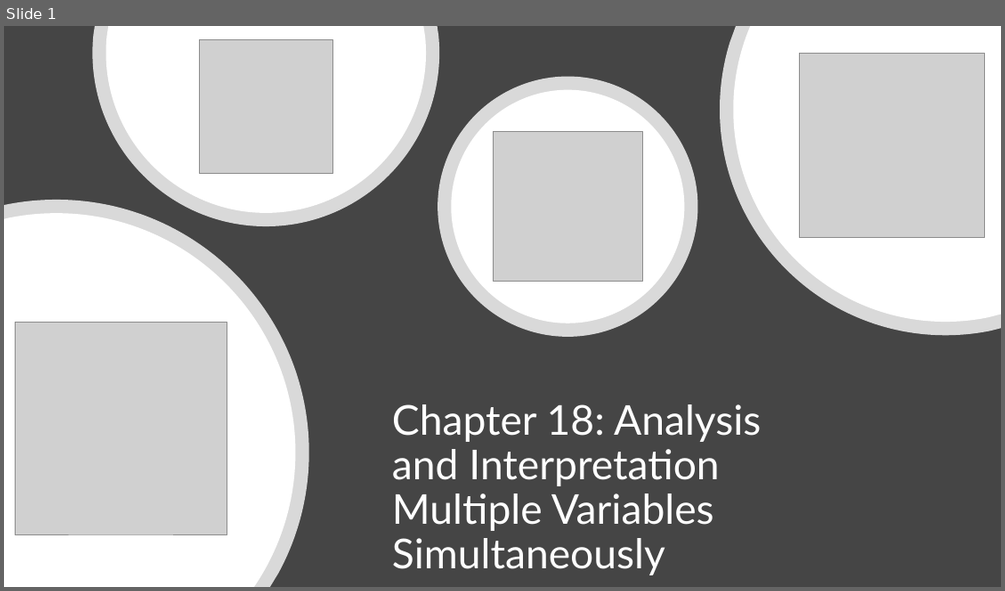
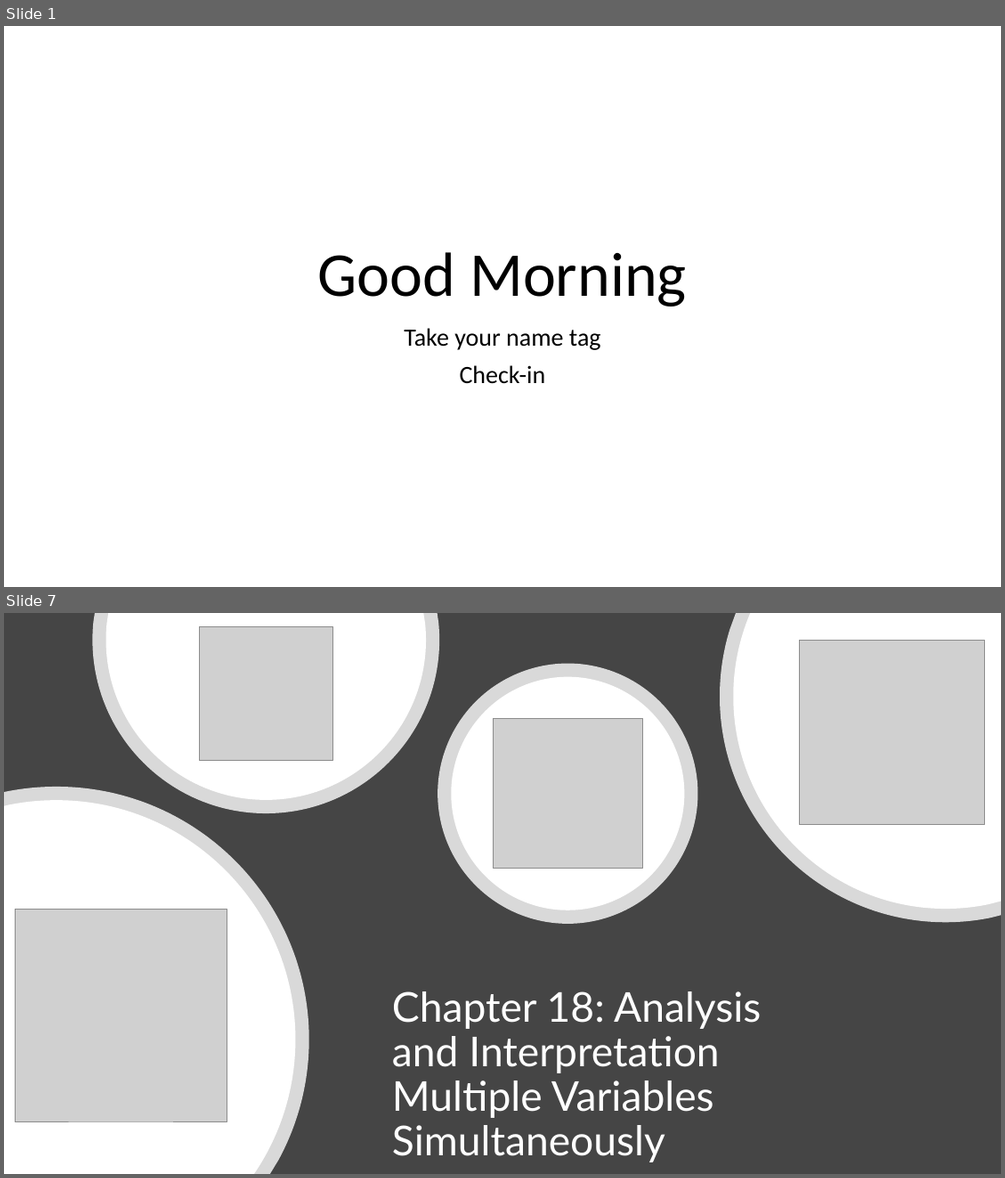
Before and after one commit to mikenguyen13/mar4050, a slide deck: lectures/12/2_Analysis and Interpretation Multiple Variables Simultaneously.pptx. Shown one above the other, each under a label of ours: slide 1 before the commit, slides 1 and 7 after it; the slides between them are not shown. The pictures are 1005x591 and 1005x1178 pixels, drawn with LibreOffice and Linux fonts; fonts in the diff are those of the drawing; grey boxes stand for pictures. Boxes give left, top, right and bottom in pixels: in the first picture for what was removed or moved away, otherwise in the second. Text is boxed around its words. In the diff, an @@ line names an element or a change of style, - is before the commit and + after.

```diff
--- a/lectures/12/2_Analysis and Interpretation Multiple Variables Simultaneously.pptx
+++ b/lectures/12/2_Analysis and Interpretation Multiple Variables Simultaneously.pptx
@@ slide 1 added at [4, 26, 1001, 587], background #FFFFFF @@
@@ title added at [318, 252, 686, 306], 60 pt, text #000000 @@
+Good Morning
@@ subtitle added at [404, 328, 601, 384], 24 pt, text #000000 @@
+Take your name tag
+Check-in
@@ what was slide 1 is now slide 7 @@
```
Also in this commit, not shown: 26 slides changed, 7 other slides added, 5 other files.
